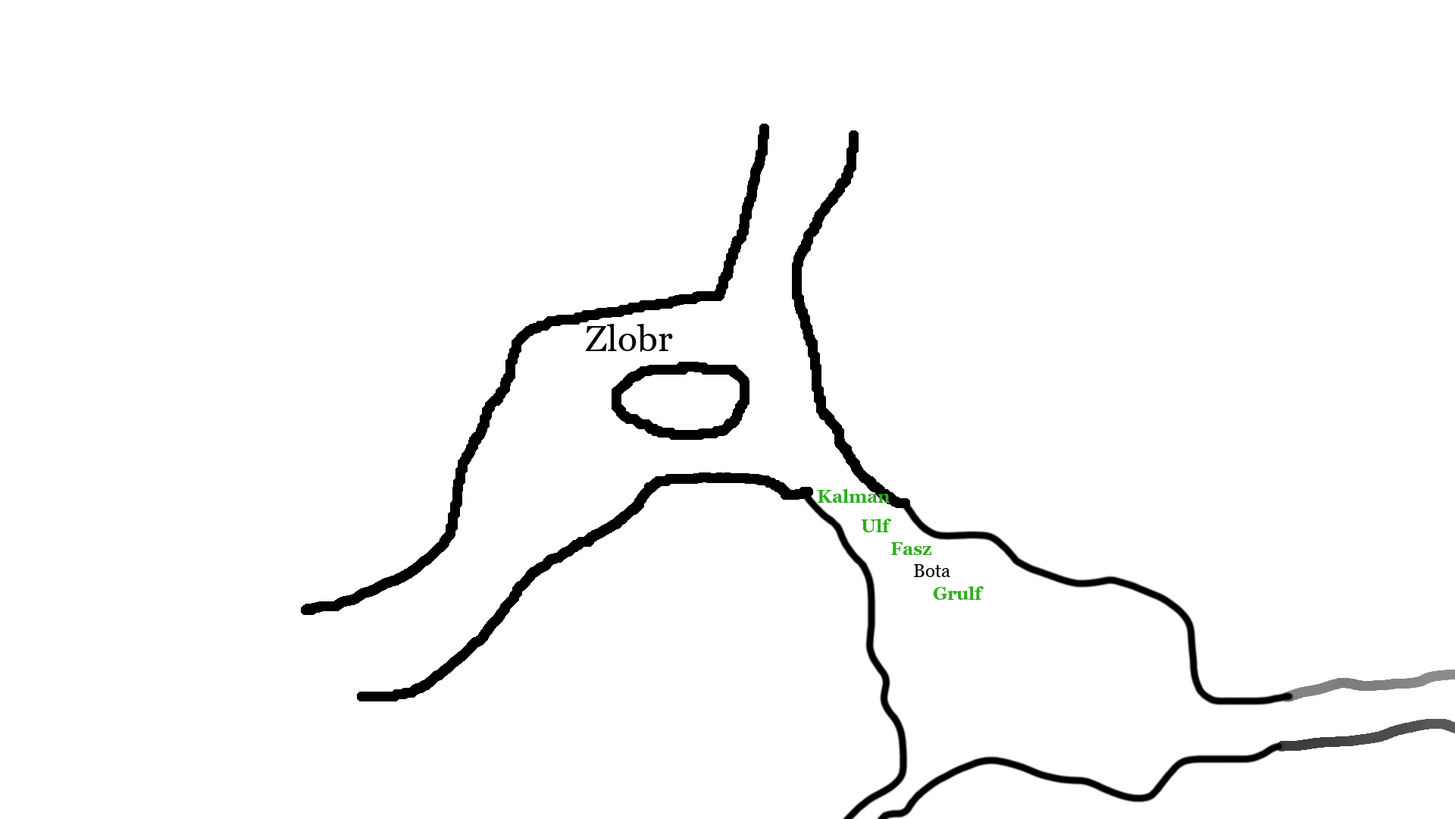
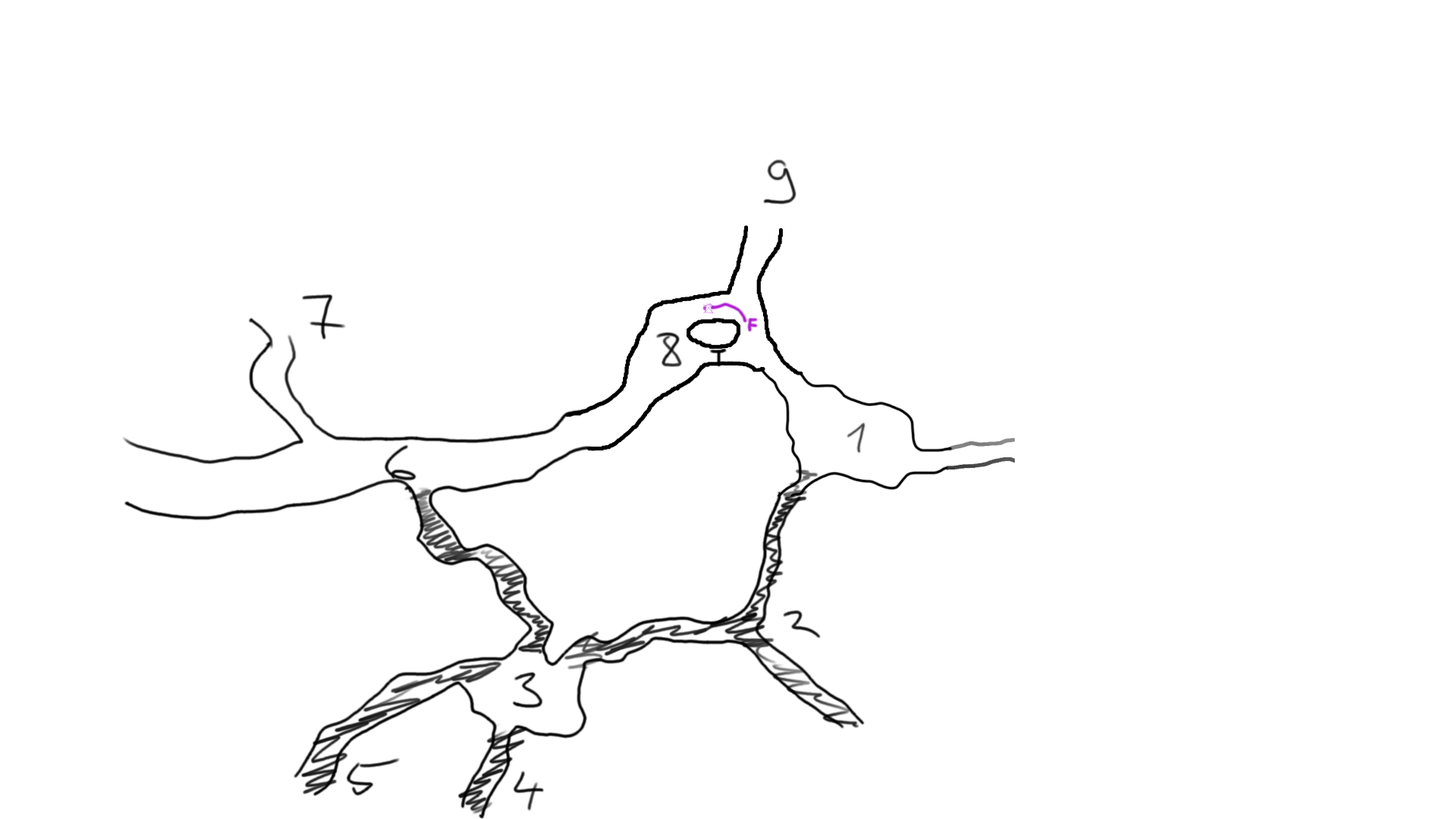
Revision of a layered 1455px x 819px image; what changed, layer by layer:
hid "Kalman" over [817, 488, 891, 503]
hid "Ulf" over [861, 518, 892, 533]
hid "Bota" over [914, 563, 951, 577]
hid "Grulf" over [933, 585, 984, 600]
hid "Fasz" over [890, 541, 933, 555]
hid "Zlobr" over [585, 323, 674, 352]
added layer "Background #1" above "Stairs Labels #3" over [702, 301, 759, 368]
painted on "Stairs Labels #3" over [122, 123, 1455, 819]
